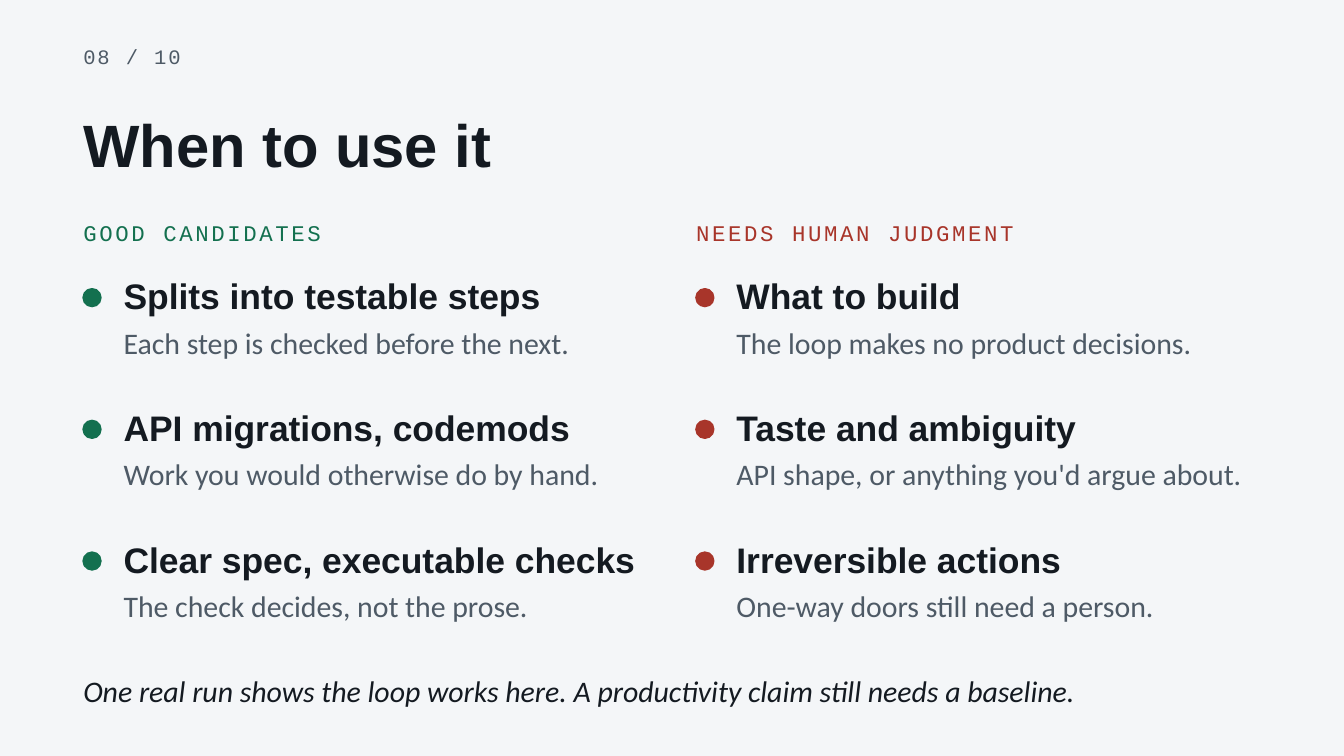
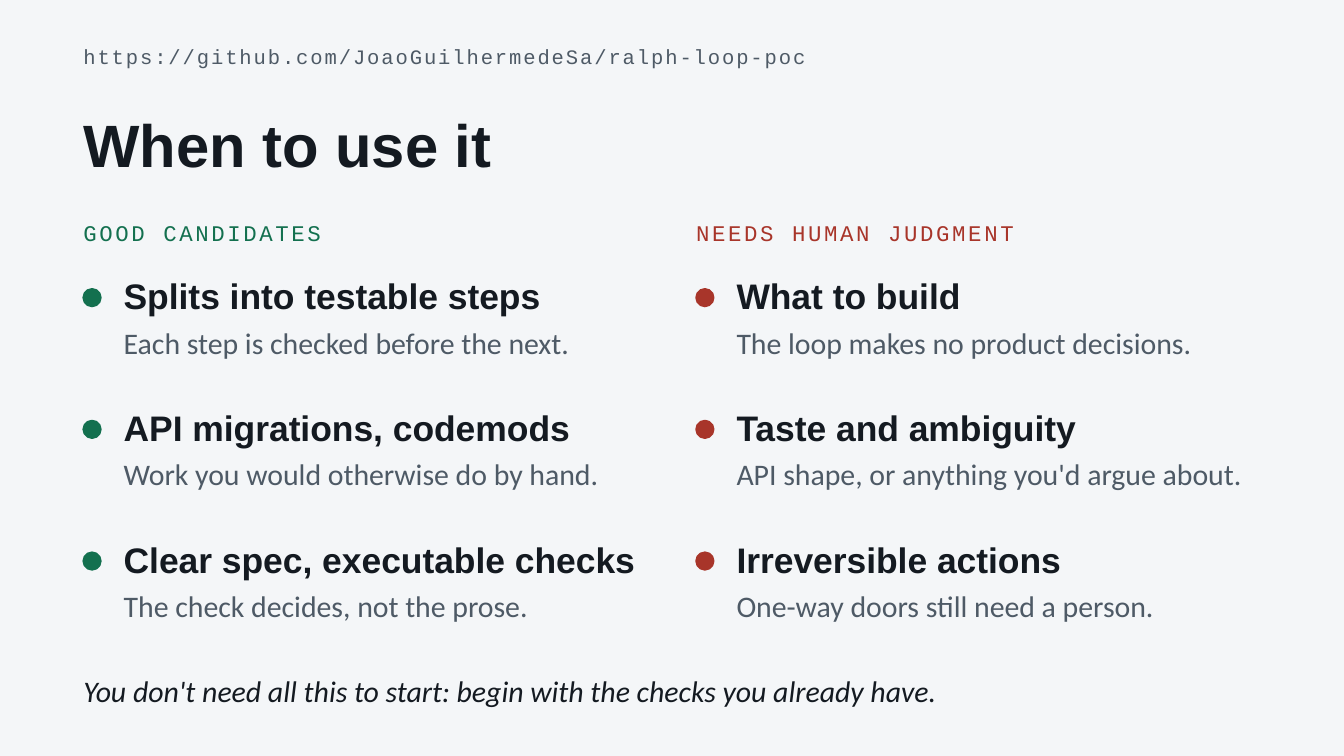
Before and after one commit to JoaoGuilhermedeSa/ralph-loop-poc, a slide deck: slide 8 of deck.pptx. Drawn at 1344x756 pixels with LibreOffice and Linux fonts; fonts in the diff are those of the drawing. Boxes give left, top, right and bottom in pixels: in the first picture for what was removed or moved away, otherwise in the second. Text is boxed around its words. In the diff, an @@ line names an element or a change of style, - is before the commit and + after.

```diff
--- a/deck.pptx
+++ b/deck.pptx
@@ text removed at <box>83,50,181,64</box> @@
-08 / 10
@@ text added at <box>83,49,805,69</box>, 11 pt, text #4E5A66 @@
+https://github.com/JoaoGuilhermedeSa/ralph-loop-poc
@@ text at <box>83,681,936,707</box>: text changed @@
-One real run shows the loop works here. A productivity claim still needs a baseline.
+You don't need all this to start: begin with the checks you already have.
```
Also in this commit, not shown: 9 other slides changed.
